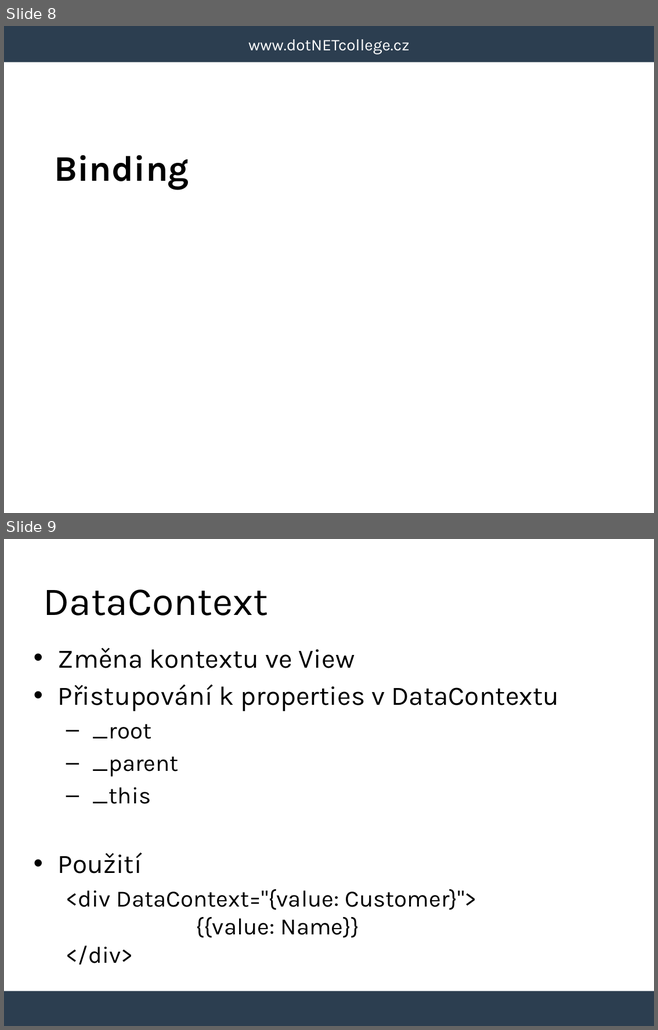
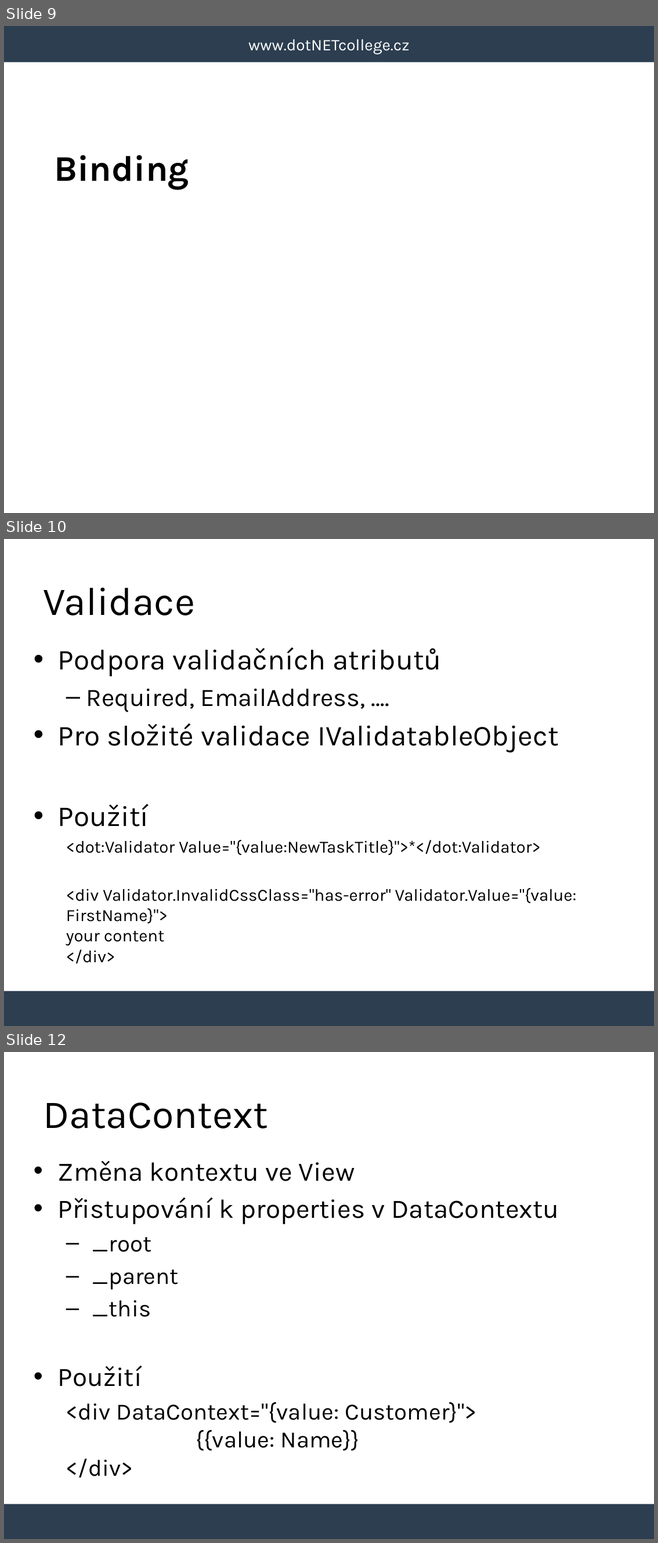
Before and after one commit to tomasjurasek/presentations, a slide deck: dotvvm/DotVVM.pptx. Shown one above the other, each under a label of ours: slides 8 and 9 before the commit, slides 9, 10 and 12 after it; the slides between them are not shown. The pictures are 658x1030 and 658x1543 pixels, drawn with LibreOffice and Linux fonts; fonts in the diff are those of the drawing; background and template pictures are left out. Boxes give left, top, right and bottom in pixels: in the first picture for what was removed or moved away, otherwise in the second. Text is boxed around its words. In the diff, an @@ line names an element or a change of style, - is before the commit and + after.

```diff
--- a/dotvvm/DotVVM.pptx
+++ b/dotvvm/DotVVM.pptx
@@ slide 10 added at [4,539,654,1026], background #FFFFFF; not listed: 1 template element that a slide beside it also shows @@
@@ title added at [43,588,195,616], 44 pt, text #000000 @@
+Validace
@@ text added at [58,647,576,964], 19 pt, text #000000 @@
+• Podpora validačních atributů
+  – Required, EmailAddress, ….
+• Pro složité validace IValidatableObject
+• Použití
+  <dot:Validator Value="{value:NewTaskTitle}">*</dot:Validator>
+  <div Validator.InvalidCssClass="has-error" Validator.Value="{value: FirstName}">
+  your content
+  </div>
@@ what was slide 8 is now slide 9 @@
@@ what was slide 9 is now slide 12 @@
```
Also in this commit, not shown: 1 slide changed, 2 other slides added, 1 slide removed, 10 other files.
